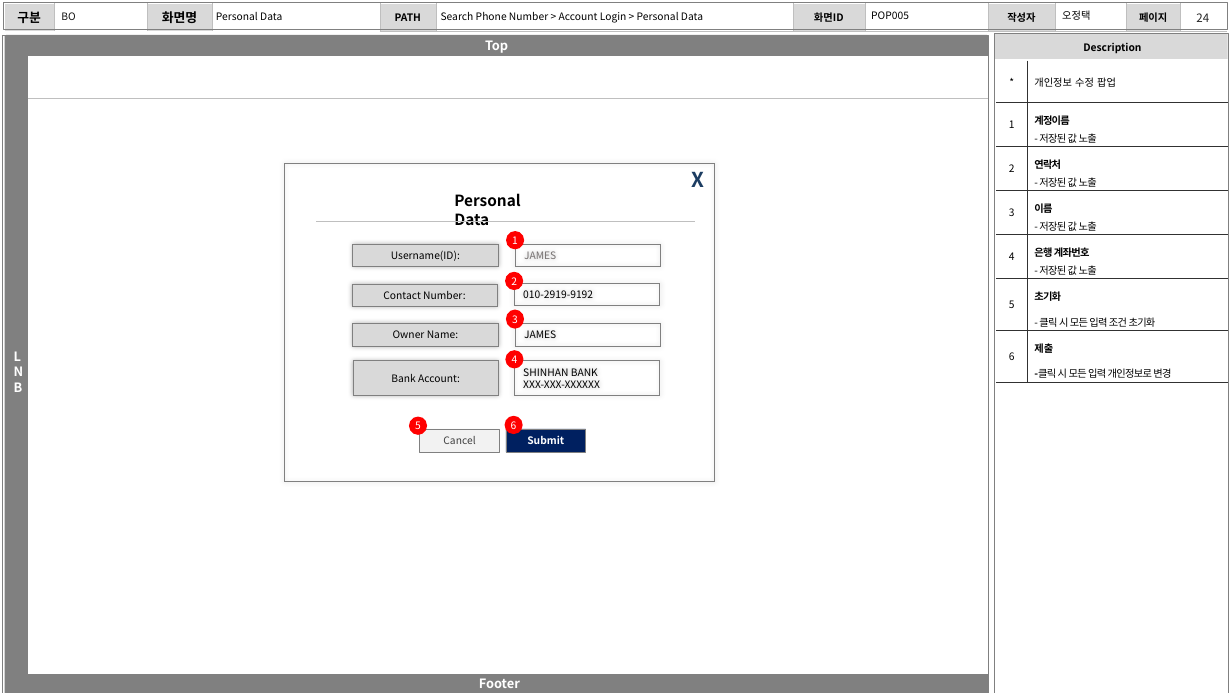
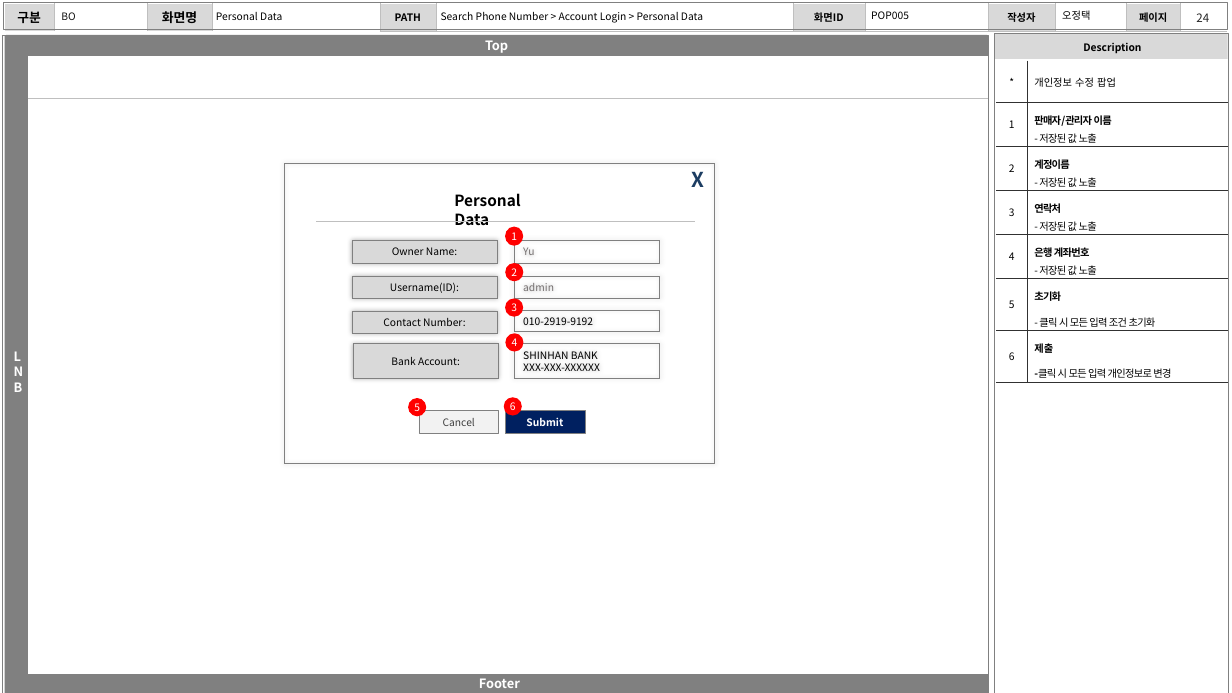
Before and after one commit to zhengze00/SpringBoot-MariaDB-master, a slide deck: slide 24 of Project File/화면설계.pptx. Drawn at 1232x693 pixels with LibreOffice and Linux fonts; fonts in the diff are those of the drawing. Boxes give left, top, right and bottom in pixels: in the first picture for what was removed or moved away, otherwise in the second. Text is boxed around its words. In the diff, an @@ line names an element or a change of style, - is before the commit and + after.

```diff
--- a/Project File/화면설계.pptx
+++ b/Project File/화면설계.pptx
@@ table at <box>996,61,1227,383</box> @@
-row 2, column 2: 계정이름 / - 저장된 값 노출
+row 2, column 2: 판매자/관리자 이름 / - 저장된 값 노출
-row 3, column 2: 연락처 / - 저장된 값 노출
+row 3, column 2: 계정이름 / - 저장된 값 노출
-row 4, column 2: 이름 / - 저장된 값 노출
+row 4, column 2: 연락처 / - 저장된 값 노출
@@ rectangle: place and size @@
-rectangle at <box>284,163,714,482</box>
+rectangle at <box>284,163,714,463</box>
@@ ellipse "1": place and size @@
-ellipse "1" at <box>506,231,525,250</box>
+ellipse "1" at <box>506,226,524,246</box>
@@ rectangle "Owner Name:": place and size @@
-rectangle "Owner Name:" at <box>353,323,498,347</box>
+rectangle "Owner Name:" at <box>352,240,497,263</box>
@@ ellipse "2": place and size @@
-ellipse "2" at <box>506,272,524,290</box>
+ellipse "2" at <box>506,263,524,282</box>
@@ rectangle "Yu": place and size @@
-rectangle "Yu" at <box>515,323,660,347</box>
+rectangle "Yu" at <box>514,240,659,263</box>
@@ text in rectangle at <box>523,247,534,255</box>: text changed; text colour #000000 to #767171 @@
-JAMES
+Yu
@@ rectangle "Username(ID):": place and size @@
-rectangle "Username(ID):" at <box>353,244,498,266</box>
+rectangle "Username(ID):" at <box>352,276,497,299</box>
@@ ellipse "3": place and size @@
-ellipse "3" at <box>506,310,525,329</box>
+ellipse "3" at <box>506,299,524,317</box>
@@ rectangle "admin": place and size @@
-rectangle "admin" at <box>515,244,660,266</box>
+rectangle "admin" at <box>514,276,659,299</box>
@@ text in rectangle at <box>523,283,554,291</box>: text changed @@
-JAMES
+admin
@@ rectangle "Contact Number:": place and size @@
-rectangle "Contact Number:" at <box>352,285,497,307</box>
+rectangle "Contact Number:" at <box>352,311,497,334</box>
@@ rectangle "010-2919-9192": place and size @@
-rectangle "010-2919-9192" at <box>514,284,659,306</box>
+rectangle "010-2919-9192" at <box>514,311,659,333</box>
@@ 2 rectangles, 1 ellipse: place and size @@
-2 rectangles, 1 ellipse at <box>353,350,659,395</box>
+2 rectangles, 1 ellipse at <box>353,334,659,378</box>
@@ 2 rectangles, 2 ellipses: place and size @@
-2 rectangles, 2 ellipses at <box>409,416,586,452</box>
+2 rectangles, 2 ellipses at <box>409,397,585,433</box>
```
Also in this commit, not shown: 9 other slides changed, 3 other files.
